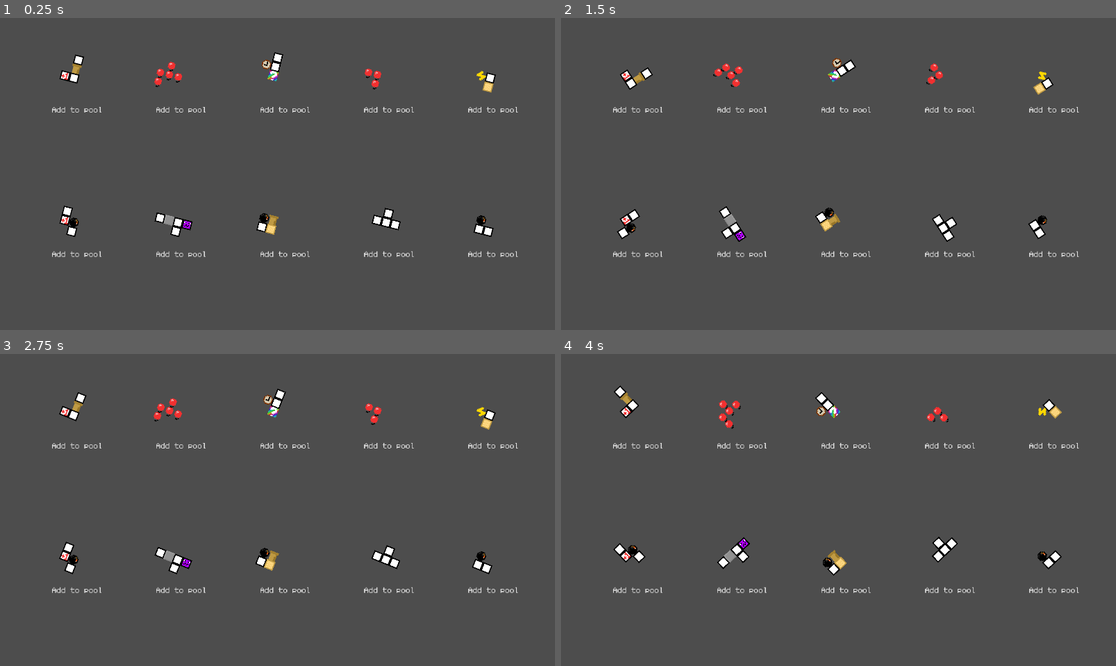
Above: before the commit, frames 1-4 (two rows, left to right).
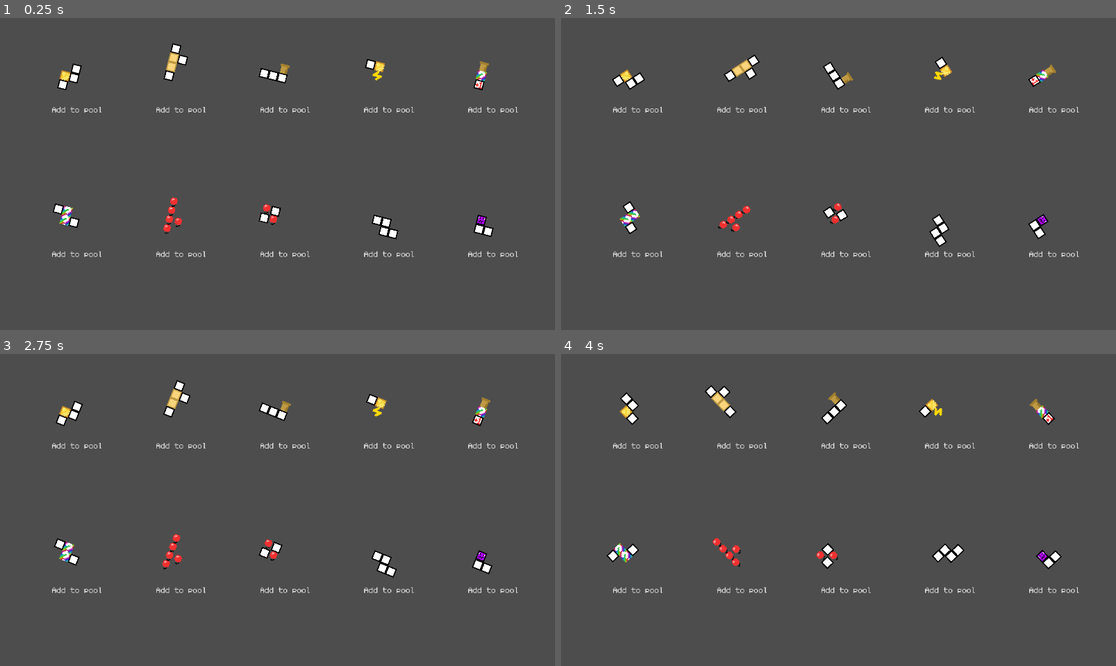
Above: after the commit, the same moments.

Repository: AsgerHB/create-jam-spring-2025
Game: Godot game, scene res://Scenes/RunDuplicate.tscn
Same seed, same stepped clock (60 frames per second), same inputs: the game is played once before the commit and once after it. This scene is started directly instead of the project's main scene. Sound files missing from this copy of the repository are replaced by a short silence.
Inputs:
- Up to frame 1 (0.25 s): no input
- Up to frame 2 (1.5 s): hold Right (ui_right) 0.53-1.28 s; hold Space (slam_down) from 1.28 s (still down)
- Up to frame 3 (2.75 s): release Space (slam_down) at 2.03 s; hold Right (ui_right) from 2.03 s (still down)
- Up to frame 4 (4 s): release Right (ui_right) at 2.78 s; hold Up (ui_up) 2.78-3.53 s; hold Left (ui_left) from 3.53 s (still down)

The runs differ from the first frame. In frame 1, 2.3% of the frame differs, in the area x 9-90%, y 8-72%; in frame 2, 2.3%; in frame 3, 2.3%; in frame 4, 2.3%.

Commit message:
Go back to having a static starting stash

Diff:
--- a/Prefabs/Selector.tscn
+++ b/Prefabs/Selector.tscn
@@ -4,7 +4,7 @@
 [ext_resource type="AudioStream" uid="uid://bkslgyuj1ovc7" path="res://Sound/Tetrogue - Menu.wav" id="2_fxtt5"]
 [ext_resource type="Script" uid="uid://bx82estqdp3a7" path="res://Scripts/LoopMusic.gd" id="3_637dj"]
 
-[node name="Selector" type="Node2D"]
+[node name="Selector2" type="Node2D"]
 script = ExtResource("1_k2e2o")
 
 [node name="Tetrogue-Menu" type="AudioStreamPlayer" parent="."]
--- a/Scripts/RunState.gd
+++ b/Scripts/RunState.gd
@@ -26,12 +26,60 @@
 	[2900, 90],
 ]
 
+var L = TetriminosTemplate.new([
+		CellTemplate.new(-1, 0, Cell.Type.Standard),
+		CellTemplate.new(0, 0, Cell.Type.Standard),
+		CellTemplate.new(1, 0, Cell.Type.Standard),
+		CellTemplate.new(-1, 1, Cell.Type.Standard),
+	])
+
+var J = TetriminosTemplate.new([
+		CellTemplate.new(-1, 0, Cell.Type.Standard),
+		CellTemplate.new(0, 0, Cell.Type.Standard),
+		CellTemplate.new(1, 0, Cell.Type.Standard),
+		CellTemplate.new(-1, -1, Cell.Type.Standard),
+	])
+
+var T = TetriminosTemplate.new([
+		CellTemplate.new(1, 0, Cell.Type.Standard),
+		CellTemplate.new(0, 0, Cell.Type.Standard),
+		CellTemplate.new(-1, 0, Cell.Type.Standard),
+		CellTemplate.new(0, 1, Cell.Type.Standard),
+	])
+
+var I = TetriminosTemplate.new([
+		CellTemplate.new(1, 0, Cell.Type.Standard),
+		CellTemplate.new(0, 0, Cell.Type.Standard),
+		CellTemplate.new(-1, 0, Cell.Type.Standard),
+		CellTemplate.new(-2, 0, Cell.Type.Standard),
+	])
+
+var S = TetriminosTemplate.new([
+		CellTemplate.new(-1, -1, Cell.Type.Standard),
+		CellTemplate.new(-1, 0, Cell.Type.Standard),
+		CellTemplate.new(0, 0, Cell.Type.Standard),
+		CellTemplate.new(0, 1, Cell.Type.Standard),
+	])
+
+var Z = TetriminosTemplate.new([
+		CellTemplate.new(1, -1, Cell.Type.Standard),
+		CellTemplate.new(1, 0, Cell.Type.Standard),
+		CellTemplate.new(0, 0, Cell.Type.Standard),
+		CellTemplate.new(0, 1, Cell.Type.Standard),
+	])
+
+var O = TetriminosTemplate.new([
+		CellTemplate.new(0, 0, Cell.Type.Standard),
+		CellTemplate.new(0, 1, Cell.Type.Standard),
+		CellTemplate.new(1, 0, Cell.Type.Standard),
+		CellTemplate.new(1, 1, Cell.Type.Standard),
+	])
+
+
 
 func _init() -> void:
 	var tetrimino_generator = TetriminoGenerator.new()
-	for i in 10:
-		var tetriminos = tetrimino_generator.generate_tetrimino(4, 0)
-		stash.push_back(tetriminos)
+	stash = [ L, J, T, T, I, I, S, Z, O, O ]
 
 func new_game():
 	current_stash = stash.duplicate()
Not shown: 1 places in Prefabs/ExplosionParticle.tscn that only renumber resources
Not shown: 1 places in Scenes/Main Menu.tscn that only renumber resources
